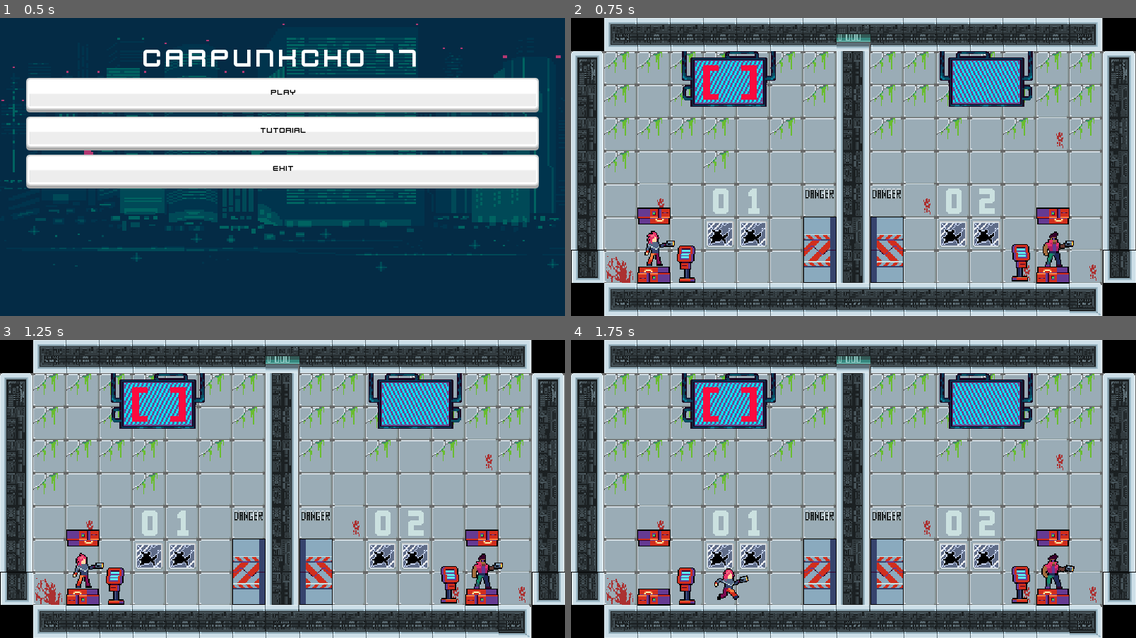
Above: before the commit, frames 1-4 (two rows, left to right).
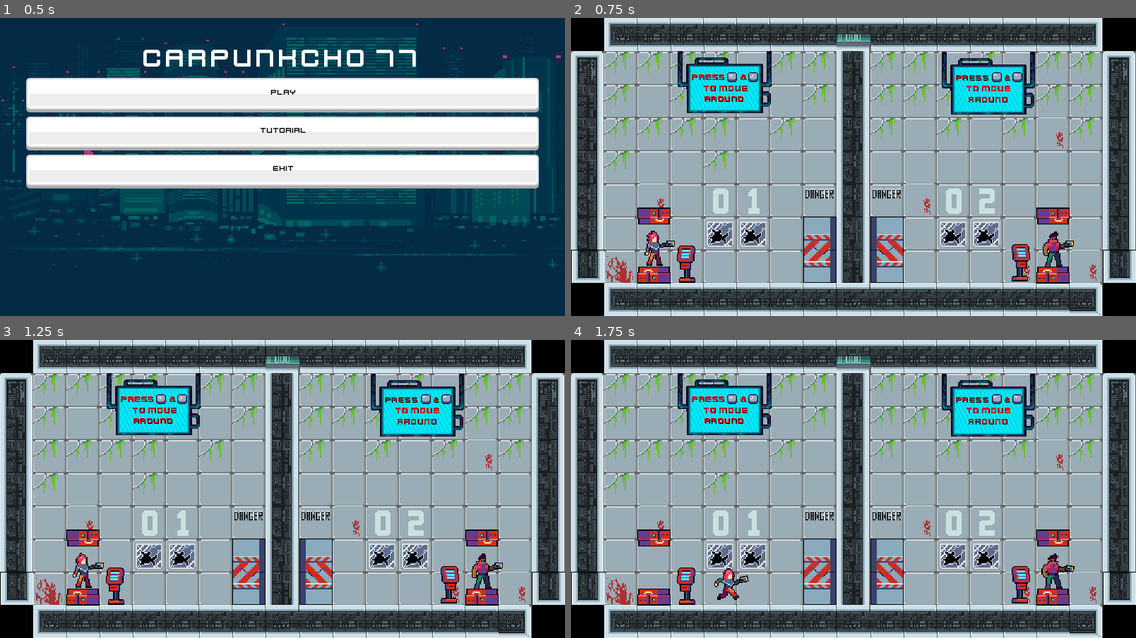
Above: after the commit, the same moments.

Repository: Pepereiram/carpincho-repo
Game: Godot game, scene res://menu/Mainmenu.tscn
Same seed, same stepped clock (60 frames per second), same inputs: the game is played once before the commit and once after it.
Inputs:
- Up to frame 1 (0.5 s): no input
- Up to frame 2 (0.75 s): click "Play" at 0.5 s
- Up to frame 3 (1.25 s): no input
- Up to frame 4 (1.75 s): tap A (move_left) at 1.25 s; hold D (move_right) from 1.28 s (still down); tap Down (apuntar_abajo2) at 1.35 s; tap W (apuntar_arriba) at 1.52 s

Frame 1 is identical in both runs. In frame 2, 5.8% of the frame differs, in the area x 18-83%, y 11-33%; in frame 3, 5.8%; in frame 4, 5.8%.

Commit message:
Tutorial banner added on levles

Diff:
--- a/project/Scenes/Levels/escape_lvl1.tscn
+++ b/project/Scenes/Levels/escape_lvl1.tscn
@@ -9,12 +9,30 @@
 [ext_resource path="res://Scenes/Props/bed.tscn" type="PackedScene" id=7]
 [ext_resource path="res://assets/sprites/Industrial Assets/3 Objects/2.png" type="Texture" id=8]
 [ext_resource path="res://assets/sprites/Industrial Assets/3 Objects/0.png" type="Texture" id=9]
-[ext_resource path="res://assets/music/cyberpunk city 2 files/Environmet/props/banner-a/banner-a3.png" type="Texture" id=10]
-[ext_resource path="res://assets/music/cyberpunk city 2 files/Environmet/props/banner-a/banner-a2.png" type="Texture" id=11]
+[ext_resource path="res://assets/sprites/cyberpunk char/banner-a3.png" type="Texture" id=10]
+[ext_resource path="res://menu/ui/kenneyUI-yellow.tres" type="Theme" id=11]
 [ext_resource path="res://assets/sprites/Industrial Assets/3 Objects/1.png" type="Texture" id=12]
 [ext_resource path="res://assets/sprites/Industrial Assets/4 Animated objects/Screen2.png" type="Texture" id=13]
 [ext_resource path="res://assets/sprites/Industrial Assets/2 Background/1.png" type="Texture" id=14]
 [ext_resource path="res://Scenes/Music/EscapeLevelMusic.tscn" type="PackedScene" id=15]
+[ext_resource path="res://assets/sprites/buttons/gdb-keyboard-2.png" type="Texture" id=16]
+[ext_resource path="res://Scenes/Levels/Tutorial/Move2.gd" type="Script" id=17]
+
+[sub_resource type="AtlasTexture" id=1]
+atlas = ExtResource( 16 )
+region = Rect2( 64, 64, 16, 16 )
+
+[sub_resource type="AtlasTexture" id=2]
+atlas = ExtResource( 16 )
+region = Rect2( 96, 64, 16, 16 )
+
+[sub_resource type="AtlasTexture" id=3]
+atlas = ExtResource( 16 )
+region = Rect2( 304, 96, 16, 16 )
+
+[sub_resource type="AtlasTexture" id=4]
+atlas = ExtResource( 16 )
+region = Rect2( 336, 96, 16, 16 )
 
 [node name="escape_lvl1" type="Node2D"]
 script = ExtResource( 4 )
@@ -35,14 +53,14 @@
 
 [node name="bckgr_obj" type="Node2D" parent="."]
 
-[node name="Banner-a2" type="Sprite" parent="bckgr_obj"]
-position = Vector2( 152, 56 )
-rotation = 3.14159
-texture = ExtResource( 11 )
+[node name="Banner-a3" type="Sprite" parent="bckgr_obj"]
+position = Vector2( 402, 63 )
+scale = Vector2( 1, -1 )
+texture = ExtResource( 10 )
 
-[node name="Banner-a3" type="Sprite" parent="bckgr_obj/Banner-a2"]
-position = Vector2( -248, 2.28882e-05 )
-scale = Vector2( -1, 1 )
+[node name="Banner-a4" type="Sprite" parent="bckgr_obj"]
+position = Vector2( 148, 62 )
+scale = Vector2( 1, -1 )
 texture = ExtResource( 10 )
 
 [node name="Screen2" type="Sprite" parent="bckgr_obj"]
@@ -56,6 +74,61 @@
 scale = Vector2( -1, 1.071 )
 texture = ExtResource( 13 )
 hframes = 4
+
+[node name="Move1" type="Label" parent="bckgr_obj"]
+self_modulate = Color( 1, 0, 0, 1 )
+margin_left = 116.0
+margin_top = 47.0
+margin_right = 244.0
+margin_bottom = 129.0
+rect_scale = Vector2( 0.5, 0.5 )
+theme = ExtResource( 11 )
+custom_colors/font_outline_modulate = Color( 1, 1, 1, 1 )
+custom_colors/font_color_shadow = Color( 0, 0, 0, 1 )
+custom_constants/shadow_as_outline = 0
+text = "PRESS  A  &  D
+ TO MOVE
+AROUND"
+align = 1
+valign = 1
+
+[node name="A" type="Sprite" parent="bckgr_obj/Move1"]
+position = Vector2( 78, 20 )
+scale = Vector2( 1.2, 1.2 )
+texture = SubResource( 1 )
+
+[node name="D" type="Sprite" parent="bckgr_obj/Move1"]
+position = Vector2( 118.333, 20 )
+scale = Vector2( 1.2, 1.2 )
+texture = SubResource( 2 )
+
+[node name="Move2" type="Label" parent="bckgr_obj"]
+self_modulate = Color( 1, 0, 0, 1 )
+margin_left = 369.0
+margin_top = 47.0
+margin_right = 501.0
+margin_bottom = 131.0
+rect_scale = Vector2( 0.5, 0.5 )
+theme = ExtResource( 11 )
+custom_colors/font_outline_modulate = Color( 1, 1, 1, 1 )
+custom_colors/font_color_shadow = Color( 0, 0, 0, 1 )
+custom_constants/shadow_as_outline = 0
+text = "PRESS  A  &  D
+TO MOVE
+AROUND"
+align = 1
+valign = 1
+script = ExtResource( 17 )
+
+[node name="left" type="Sprite" parent="bckgr_obj/Move2"]
+position = Vector2( 82, 20 )
+scale = Vector2( 1.2, 1.2 )
+texture = SubResource( 3 )
+
+[node name="right" type="Sprite" parent="bckgr_obj/Move2"]
+position = Vector2( 122, 20 )
+scale = Vector2( 1.2, 1.2 )
+texture = SubResource( 4 )
 
 [node name="Tilecollission" parent="." instance=ExtResource( 3 )]
 show_collision = true
--- a/project/Scenes/Levels/escape_lvl2.tscn
+++ b/project/Scenes/Levels/escape_lvl2.tscn
@@ -12,6 +12,26 @@
 [ext_resource path="res://assets/sprites/Industrial Assets/2 Background/1.png" type="Texture" id=10]
 [ext_resource path="res://menu/PauseMenu/PauseMenu.tscn" type="PackedScene" id=11]
 [ext_resource path="res://Scenes/Music/EscapeLevelMusic.tscn" type="PackedScene" id=12]
+[ext_resource path="res://menu/ui/kenneyUI-yellow.tres" type="Theme" id=13]
+[ext_resource path="res://assets/sprites/cyberpunk char/banner-a3.png" type="Texture" id=14]
+[ext_resource path="res://assets/sprites/buttons/gdb-keyboard-2.png" type="Texture" id=15]
+[ext_resource path="res://Scenes/Levels/Tutorial/Move2.gd" type="Script" id=16]
+
+[sub_resource type="AtlasTexture" id=1]
+atlas = ExtResource( 15 )
+region = Rect2( 96, 80, 16, 16 )
+
+[sub_resource type="AtlasTexture" id=2]
+atlas = ExtResource( 15 )
+region = Rect2( 112, 80, 16, 16 )
+
+[sub_resource type="AtlasTexture" id=3]
+atlas = ExtResource( 15 )
+region = Rect2( 192, 80, 16, 16 )
+
+[sub_resource type="AtlasTexture" id=4]
+atlas = ExtResource( 15 )
+region = Rect2( 208, 80, 16, 16 )
 
 [node name="escape_lvl2" type="Node2D"]
 script = ExtResource( 8 )
@@ -45,6 +65,77 @@
 position = Vector2( 48, 224 )
 scale = Vector2( -1, 1 )
 
+[node name="bckgr_obj" type="Node2D" parent="."]
+
+[node name="Banner-a3" type="Sprite" parent="bckgr_obj"]
+position = Vector2( 402, 63 )
+scale = Vector2( 1, -1 )
+texture = ExtResource( 14 )
+
+[node name="Banner-a4" type="Sprite" parent="bckgr_obj"]
+position = Vector2( 148, 62 )
+scale = Vector2( 1, -1 )
+texture = ExtResource( 14 )
+
+[node name="Move1" type="Label" parent="bckgr_obj"]
+self_modulate = Color( 1, 0, 0, 1 )
+margin_left = 116.0
+margin_top = 47.0
+margin_right = 244.0
+margin_bottom = 129.0
+rect_scale = Vector2( 0.5, 0.5 )
+theme = ExtResource( 13 )
+custom_colors/font_outline_modulate = Color( 1, 1, 1, 1 )
+custom_colors/font_color_shadow = Color( 0, 0, 0, 1 )
+custom_constants/line_spacing = 0
+custom_constants/shadow_as_outline = 0
+text = "PRESS  c
+to fire
+press v
+to release"
+align = 1
+valign = 1
+
+[node name="C" type="Sprite" parent="bckgr_obj/Move1"]
+position = Vector2( 102, 14 )
+scale = Vector2( 1.2, 1.2 )
+texture = SubResource( 1 )
+
+[node name="V" type="Sprite" parent="bckgr_obj/Move1"]
+position = Vector2( 102, 50 )
+scale = Vector2( 1.2, 1.2 )
+texture = SubResource( 2 )
+
+[node name="Move2" type="Label" parent="bckgr_obj"]
+self_modulate = Color( 1, 0, 0, 1 )
+margin_left = 369.0
+margin_top = 47.0
+margin_right = 501.0
+margin_bottom = 131.0
+rect_scale = Vector2( 0.5, 0.5 )
+theme = ExtResource( 13 )
+custom_colors/font_outline_modulate = Color( 1, 1, 1, 1 )
+custom_colors/font_color_shadow = Color( 0, 0, 0, 1 )
+custom_constants/line_spacing = 0
+custom_constants/shadow_as_outline = 0
+text = "press c
+to fire
+press v
+to release"
+align = 1
+valign = 1
+script = ExtResource( 16 )
+
+[node name="dot" type="Sprite" parent="bckgr_obj/Move2"]
+position = Vector2( 102, 16 )
+scale = Vector2( 1.2, 1.2 )
+texture = SubResource( 3 )
+
+[node name="slash" type="Sprite" parent="bckgr_obj/Move2"]
+position = Vector2( 102, 52 )
+scale = Vector2( 1.2, 1.2 )
+texture = SubResource( 4 )
+
 [node name="Box" parent="." instance=ExtResource( 3 )]
 position = Vector2( 192, 144 )
 
Not shown: 1 places in project/Scenes/Levels/escape_lvl1.tscn that only renumber resources
Not shown: 1 places in project/Scenes/Levels/escape_lvl2.tscn that only renumber resources
Binary file added: project/assets/sprites/cyberpunk char/banner-a3.png
Not shown, added: project/assets/sprites/cyberpunk char/banner-a3.png.import
